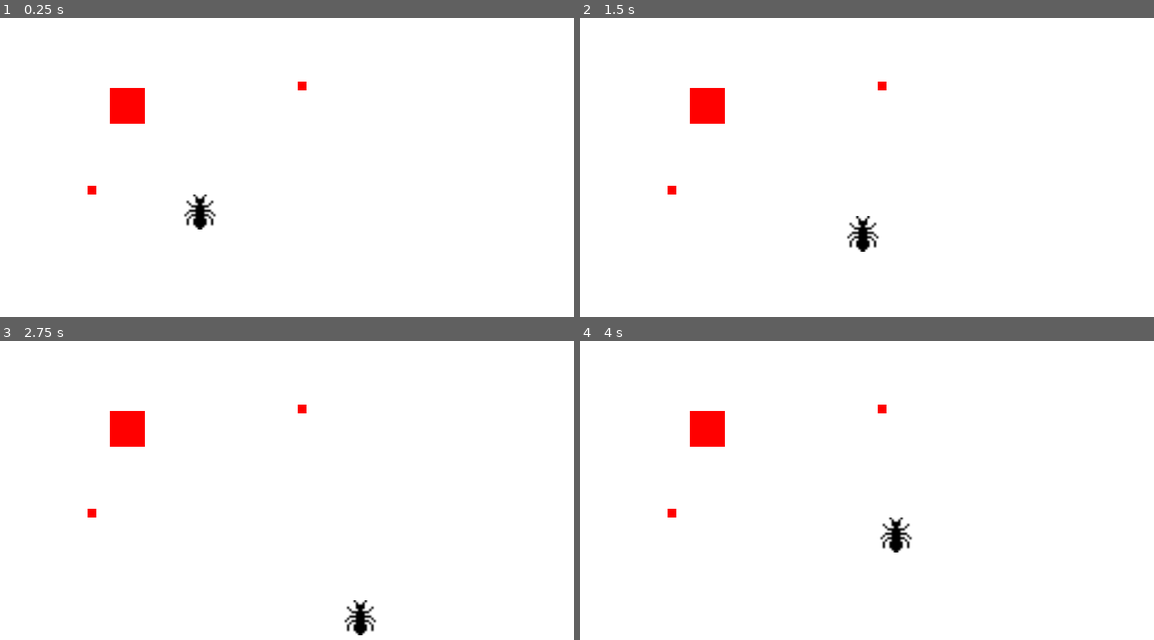
Above: before the commit, frames 1-4 (two rows, left to right).
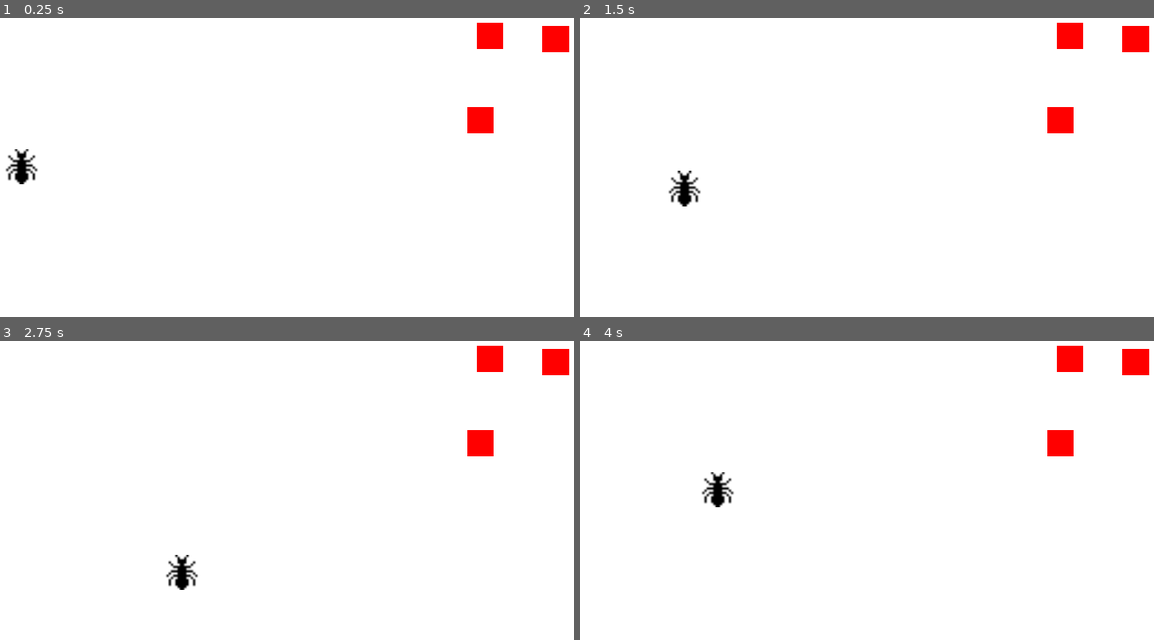
Above: after the commit, the same moments.

Repository: WhitePuppyGD/CollectiveSort
Game: Godot game, scene res://scenes/field.tscn
The game is run twice, just before and just after one commit, with the same random seed, the same clock (stepped at 60 frames per second) and the same inputs.
Inputs:
- Up to frame 1 (0.25 s): no input
- Up to frame 2 (1.5 s): tap Enter at 0.5 s; hold Right (ui_right) 0.53-1.28 s; hold Down (ui_down) from 1.28 s (still down)
- Up to frame 3 (2.75 s): release Down (ui_down) at 2.03 s; hold Right (ui_right) from 2.03 s (still down)
- Up to frame 4 (4 s): release Right (ui_right) at 2.78 s; hold Up (ui_up) 2.78-3.53 s; hold Left (ui_left) from 3.53 s (still down)

The runs differ from the first frame. In frame 1, 2.8% of the frame differs, in the area x 0-100%, y 1-71%; in frame 2, 2.8%; in frame 3, 2.8%; in frame 4, 2.8%, in the area x 15-100%, y 1-71%.

Commit message:
Version qui fonctionne avec un Ant CharacterBody2D, Un Square Area2D Et une émission de signal de Square vers Ant après collision Je pense que c'est la façon la plus simple de fonctionner... ... so far...

Diff:
--- a/scenes/ant.gd
+++ b/scenes/ant.gd
@@ -1,20 +1,4 @@
 extends CharacterBody2D
-
-
-# Called when the node enters the scene tree for the first time.
-func _ready() -> void:
-	pass # Replace with function body.
-
-
-# Called every frame. 'delta' is the elapsed time since the previous frame.
-func _process(delta: float) -> void:
-	pass
-#	var v = Vector2(
-#		Input.get_action_strength("ui_right") - Input.get_action_strength("ui_left"),
-#		Input.get_action_strength("ui_down") - Input.get_action_strength("ui_up"),
-#	)
-#
-#	position += v
 
 
 var speed = 200  # Vitesse du personnage en pixels par seconde
@@ -31,36 +15,16 @@
 	# Définir la vélocité du personnage
 	velocity = input_vector * speed
 
-	if carried_object:
-		carried_object.position = position
-
-# Déplacer le personnage et détecter les collisions
-#	var collision = move_and_collide(velocity * delta)
-
-#	if collision:
-#		var collider = collision.get_collider()
-#		print("Collision avec :", collider.name)
-
-
-
 	# Déplacer le personnage en gérant les collisions
 	move_and_slide()
 
 
-func _on_area_2d_area_entered(area: Area2D) -> void:
-
-	#print("Collision avec : {} @ {},{}".format(area.name, area.position.x, area.position.y))
-	print("Collision avec : %s %s" % [area.name, area.position])
-
-	#On peut agir sur les paramètres du Square rencontré
-	area.position = position
+func _pick_square(body: Node2D) -> void:
+	body.get_parent().remove_child(body)
+	body.position = Vector2.ZERO
+	add_child(body)
 
 
-
-func _on_area_2d_body_entered(body: Node2D) -> void:
-
-	print("Collision", body)
-	body.position = position
-	carried_object = body
-
-	pass # Replace with function body.
+func _on_square_body_entered_signal(emitter: Node2D) -> void:
+	print("Signal received from ", emitter)
+	_pick_square(emitter)
--- a/scenes/ant.tscn
+++ b/scenes/ant.tscn
@@ -1,33 +1,16 @@
-[gd_scene load_steps=5 format=3 uid="uid://bc3fekm84pbxf"]
+[gd_scene load_steps=4 format=3 uid="uid://bc3fekm84pbxf"]
 
 [ext_resource type="Texture2D" uid="uid://k7lyytxtr5yf" path="res://artwork/ant.png" id="1_3gwff"]
 [ext_resource type="Script" path="res://scenes/ant.gd" id="1_prexr"]
 
 [sub_resource type="CapsuleShape2D" id="CapsuleShape2D_xn5j1"]
 
-[sub_resource type="CapsuleShape2D" id="CapsuleShape2D_yb3cw"]
-radius = 7.625
-height = 18.0
-
 [node name="Ant" type="CharacterBody2D"]
-collision_layer = 2
-collision_mask = 3
 script = ExtResource("1_prexr")
 
 [node name="CollisionShape2D" type="CollisionShape2D" parent="."]
 shape = SubResource("CapsuleShape2D_xn5j1")
-disabled = true
 
 [node name="Sprite2D" type="Sprite2D" parent="."]
-position = Vector2(-10.5, 13)
 scale = Vector2(4, 4)
 texture = ExtResource("1_3gwff")
-
-[node name="Area2D" type="Area2D" parent="."]
-
-[node name="CollisionShape2D" type="CollisionShape2D" parent="Area2D"]
-position = Vector2(-11, 14)
-scale = Vector2(4, 4)
-shape = SubResource("CapsuleShape2D_yb3cw")
-
-[connection signal="body_entered" from="Area2D" to="." method="_on_area_2d_body_entered"]
--- a/scenes/field.tscn
+++ b/scenes/field.tscn
@@ -1,20 +1,7 @@
-[gd_scene load_steps=3 format=3 uid="uid://ddx77l2wrkfyr"]
+[gd_scene load_steps=2 format=3 uid="uid://ddx77l2wrkfyr"]
 
-[ext_resource type="PackedScene" uid="uid://bc3fekm84pbxf" path="res://scenes/ant.tscn" id="1_jo67x"]
-[ext_resource type="PackedScene" uid="uid://bxn8isq34i4vb" path="res://scenes/square.tscn" id="3_1f0fw"]
+[ext_resource type="Script" path="res://scenes/main.gd" id="1_7ymsm"]
 
-[node name="Field" type="Node2D"]
+[node name="main" type="Node2D"]
 position = Vector2(20, 18)
-
-[node name="Square" parent="." instance=ExtResource("3_1f0fw")]
-position = Vector2(311, 180)
-scale = Vector2(4, 4)
-
-[node name="Square2" parent="." instance=ExtResource("3_1f0fw")]
-position = Vector2(247, 333)
-
-[node name="Square3" parent="." instance=ExtResource("3_1f0fw")]
-position = Vector2(627, 144)
-
-[node name="Ant" parent="." instance=ExtResource("1_jo67x")]
-position = Vector2(453, 359)
+script = ExtResource("1_7ymsm")
--- /dev/null
+++ b/scenes/main.gd
@@ -0,0 +1,62 @@
+extends Node2D
+
+
+# Called when the node enters the scene tree for the first time.
+func _ready() -> void:
+
+	var square_scene = preload("res://scenes/square.tscn")
+	var ant_scene = preload("res://scenes/ant.tscn")
+
+	_create_squares(square_scene)
+	_create_ants(ant_scene)
+
+	_connect_signal_between_squares_and_ants()
+
+
+func _create_ants(ant_scene: PackedScene):
+
+	var rng := RandomNumberGenerator.new()
+	var field_size = get_viewport_rect().size
+
+	var random_x = rng.randi_range(0, field_size[0])
+	var random_y = rng.randi_range(0, field_size[1])
+
+	var ant = ant_scene.instantiate()
+
+	ant.position = Vector2(random_x, random_y)
+
+	ant.add_to_group("Ants")
+
+	#ant.rotation = rng.randf_range(-1, 1)
+
+	add_child(ant)
+
+func _create_squares(square_scene: PackedScene):
+
+	var rng = RandomNumberGenerator.new()
+	var field_size = get_viewport_rect().size
+
+	for i in 3:
+		var random_x = rng.randi_range(0, field_size[0])
+		var random_y = rng.randi_range(0, field_size[1])
+
+		var square = square_scene.instantiate()
+
+		square.position = Vector2(random_x, random_y)
+		square.scale = Vector2(3,3)
+
+		square.add_to_group("Squares")
+
+		add_child(square)
+
+
+# Lorsque l'Ant entre en collision avec le Square
+# Le Square envoie un signal à la Ant, puis c'est l'Ant qui gère ses décisions
+# Cette fonction connecte le signal émis par le Square et reçu par l'Ant
+func _connect_signal_between_squares_and_ants() -> void:
+	var ants = get_tree().get_nodes_in_group("Ants")
+	var squares = get_tree().get_nodes_in_group("Squares")
+
+	for ant in ants:
+		for square in squares:
+			square.connect("body_entered_signal", Callable(ant, "_on_square_body_entered_signal"))
--- /dev/null
+++ b/scenes/square.gd
@@ -0,0 +1,7 @@
+extends Area2D
+
+signal body_entered_signal(emitter)
+
+func _on_body_entered(body: Node2D) -> void:
+
+	emit_signal("body_entered_signal", self)
--- a/scenes/square.tscn
+++ b/scenes/square.tscn
@@ -1,11 +1,13 @@
-[gd_scene load_steps=3 format=3 uid="uid://bxn8isq34i4vb"]
+[gd_scene load_steps=4 format=3 uid="uid://bxn8isq34i4vb"]
 
+[ext_resource type="Script" path="res://scenes/square.gd" id="1_20xg2"]
 [ext_resource type="Texture2D" uid="uid://d33nyqf5po4rt" path="res://artwork/square.png" id="1_otr22"]
 
 [sub_resource type="RectangleShape2D" id="RectangleShape2D_f680a"]
 size = Vector2(16, 16)
 
-[node name="Square" type="StaticBody2D"]
+[node name="Square" type="Area2D" groups=["Squares"]]
+script = ExtResource("1_20xg2")
 
 [node name="Sprite2D" type="Sprite2D" parent="."]
 modulate = Color(1, 0, 0, 1)
@@ -14,3 +16,6 @@
 
 [node name="CollisionShape2D" type="CollisionShape2D" parent="."]
 shape = SubResource("RectangleShape2D_f680a")
+
+[connection signal="body_entered" from="." to="." method="_on_body_entered"]
+[connection signal="body_entered_signal" from="." to="." method="_on_body_entered_signal"]
